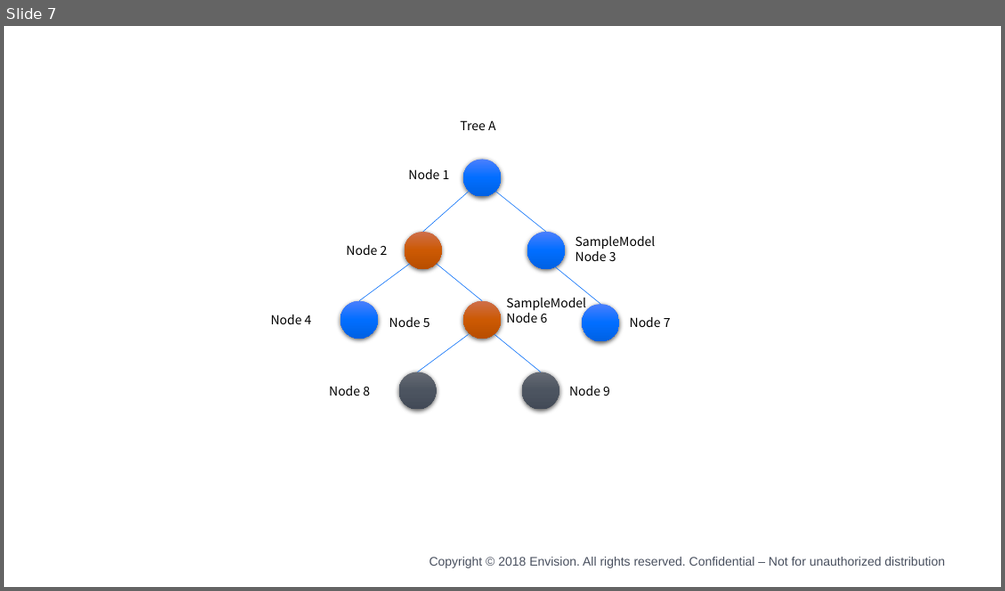
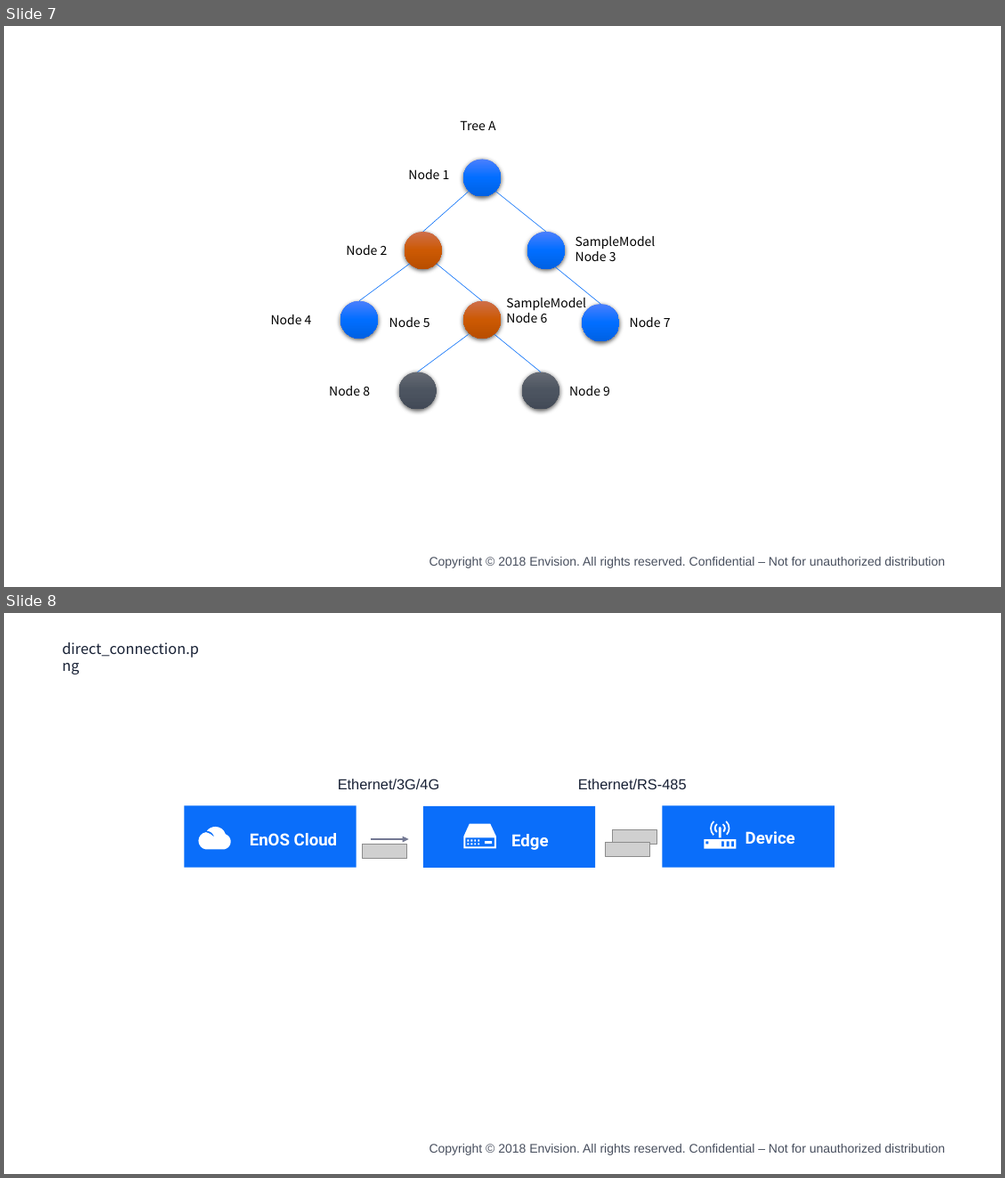
Before and after one commit to EnvisionDoc/enos_edge_en, a slide deck: media/edge.pptx. Shown one above the other, each under a label of ours: slide 7 before the commit, slides 7 and 8 after it. The pictures are 1005x591 and 1005x1178 pixels, drawn with LibreOffice and Linux fonts; fonts in the diff are those of the drawing; grey boxes stand for pictures; background and template pictures are left out. Boxes give left, top, right and bottom in pixels: in the first picture for what was removed or moved away, otherwise in the second. Text is boxed around its words. In the diff, an @@ line names an element or a change of style, - is before the commit and + after.

```diff
--- a/media/edge.pptx
+++ b/media/edge.pptx
@@ slide 8 added at (4,613,1001,1174), background #FFFFFF; not listed: 1 template element that a slide beside it also shows @@
@@ text added at (62,642,199,657), 14 pt, text #182135 @@
+direct_connection.png
@@ group added at (184,779,834,868): 5 texts, 3 rectangles, 3 freeform shapes, 3 pictures, 1 arrow @@
+Ethernet/3G/4G
+Ethernet/RS-485
+EnOS Cloud
+Device
+Edge
```
Also in this commit, not shown: 2 other slides added, 22 other files.
